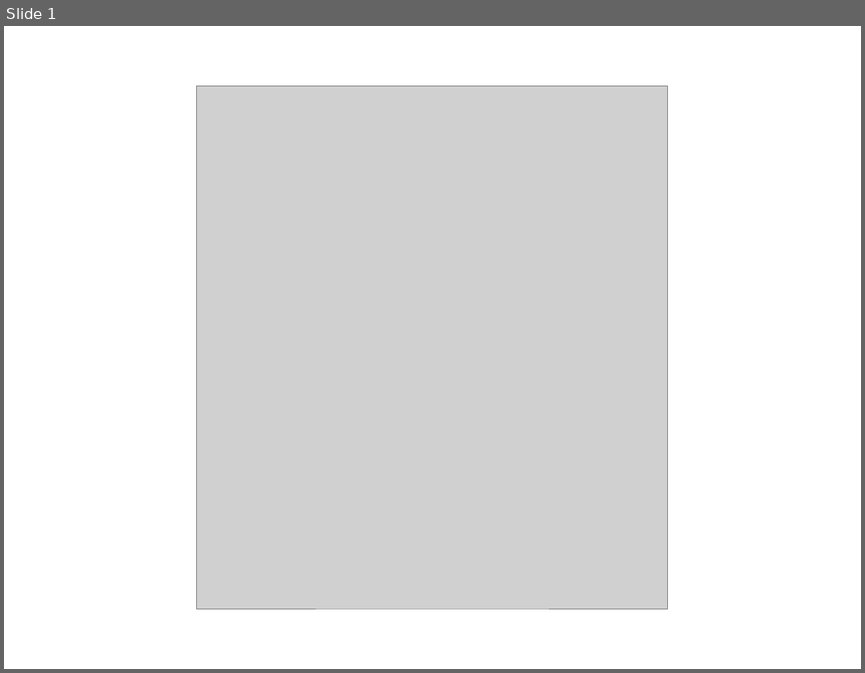
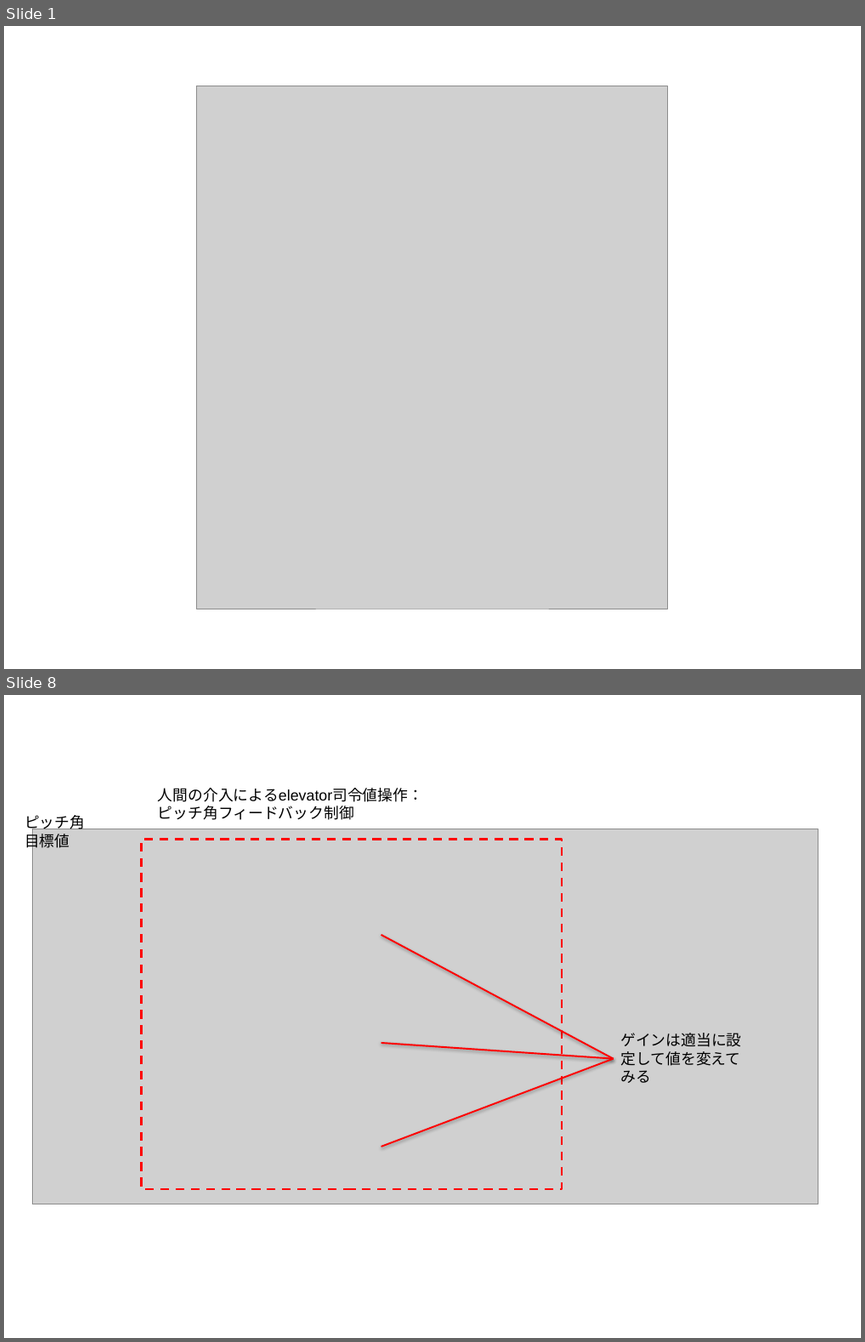
Before and after one commit to zeta-plusplus/SystemModels, a slide deck: figs/makeFig.pptx. Shown one above the other, each under a label of ours: slide 1 before the commit, slides 1 and 8 after it; the slides between them are not shown. The pictures are 865x673 and 865x1342 pixels, drawn with LibreOffice and Linux fonts; fonts in the diff are those of the drawing; grey boxes stand for pictures. Boxes give left, top, right and bottom in pixels: in the first picture for what was removed or moved away, otherwise in the second. Text is boxed around its words. In the diff, an @@ line names an element or a change of style, - is before the commit and + after.

```diff
--- a/figs/makeFig.pptx
+++ b/figs/makeFig.pptx
@@ slide 8 added at box(4, 695, 861, 1338), background #FFFFFF @@
@@ text added at box(158, 788, 423, 820), 14 pt, text #000000 @@
+人間の介入によるelevator司令値操作：
+ピッチ角フィードバック制御
@@ text added at box(24, 815, 85, 851), 14 pt, text #000000 @@
+ピッチ角目標値
@@ picture added at box(33, 829, 818, 1203) @@
@@ rectangle added at box(142, 839, 562, 1189), outline #FF0000 2 pt dashed @@
@@ line added from (381, 935) to (613, 1059), #FF0000 1.5 pt @@
@@ line added from (381, 1043) to (613, 1059), #FF0000 1.5 pt @@
@@ text added at box(621, 1032, 742, 1083), 14 pt, text #000000 @@
+ゲインは適当に設定して値を変えてみる
@@ line added from (381, 1146) to (613, 1059), #FF0000 1.5 pt @@
```
Also in this commit, not shown: 15 other slides added, 20 other files.
